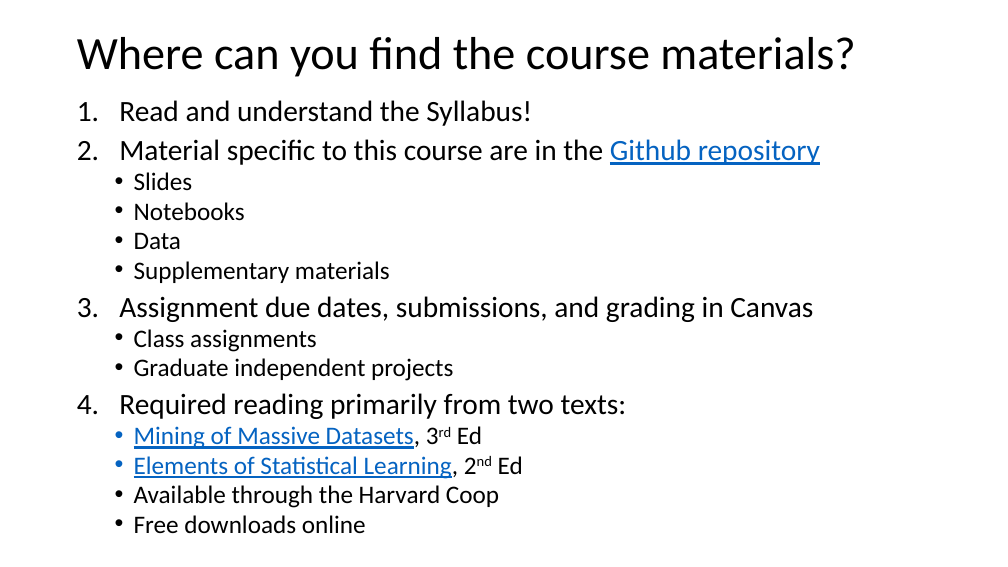
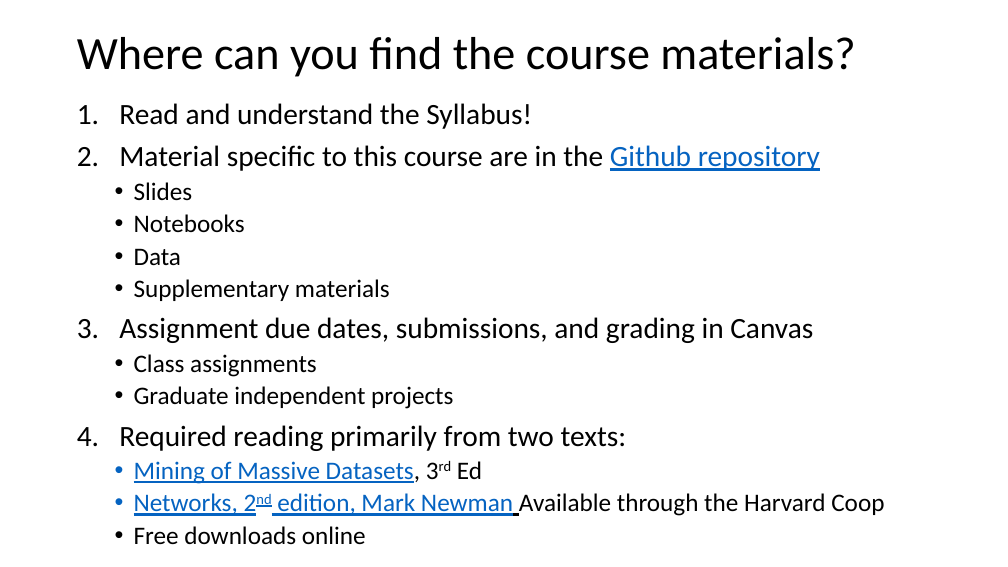
Before and after one commit to StephenElston/CSCI-E-108, a slide deck: slide 10 of slides/1_Introduction.pptx. Drawn at 1008x567 pixels with LibreOffice and Linux fonts; fonts in the diff are those of the drawing. Boxes give left, top, right and bottom in pixels: in the first picture for what was removed or moved away, otherwise in the second. Text is boxed around its words. In the diff, an @@ line names an element or a change of style, - is before the commit and + after.

Commit message:
Minor edits to slides

```diff
--- a/slides/1_Introduction.pptx
+++ b/slides/1_Introduction.pptx
@@ text at [119,103,820,545]: line spacing 0.8 to 0.9 @@
@@ text at [134,493,884,516]: text changed; text colour #000000 to #0563C1 @@
-  • Elements of Statistical Learning, 2nd Ed
-  • Available through the Harvard Coop
+  • Networks, 2nd edition, Mark Newman Available through the Harvard Coop
```
Also in this commit, not shown: 2 other slides changed, 1 slide added.
